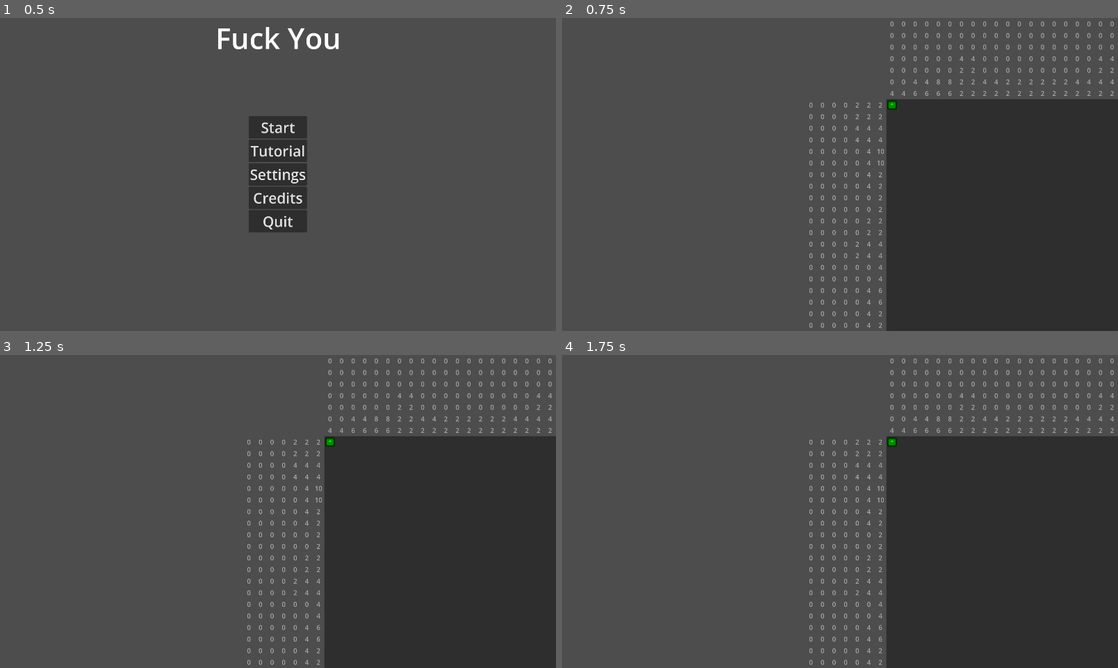
Above: before the commit, frames 1-4 (two rows, left to right).
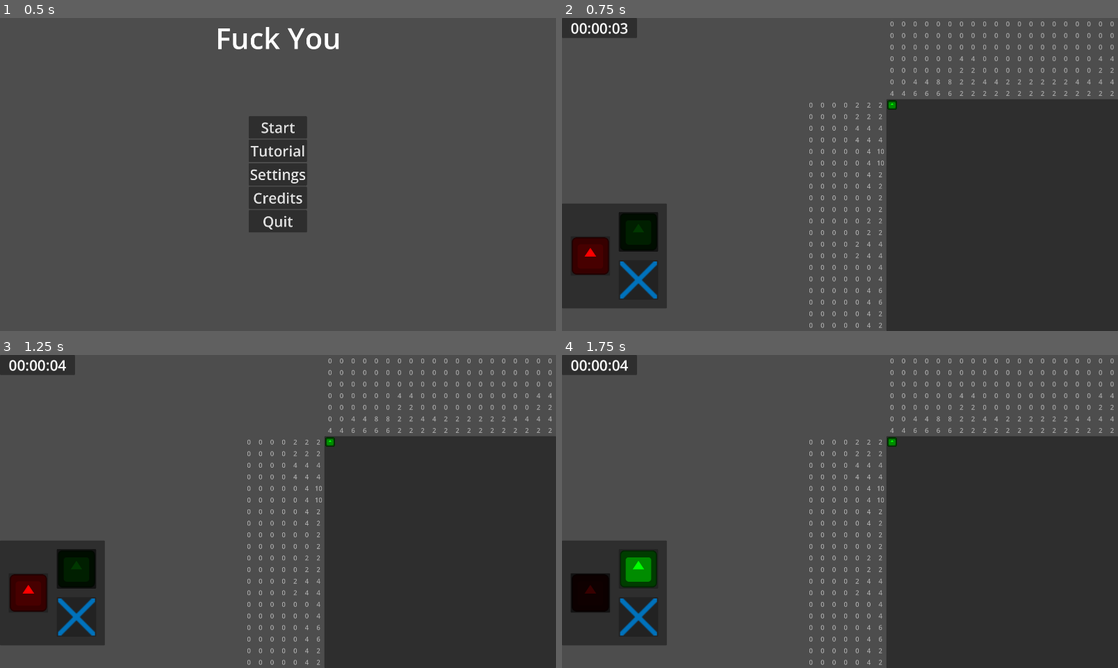
Above: after the commit, the same moments.

Repository: Kamranaway/Touhou-Fan-Game-Jam-11
Game: Godot game, scene res://assets/scenes/MainMenu.tscn
Same seed, same stepped clock (60 frames per second), same inputs: the game is played once before the commit and once after it. The engine's default icon, where the game draws it, is replaced by a stand-in: a white triangle on a blue panel in a dark square.
Inputs (mouse positions are in pixels of both pictures, inside the frame that each line leads up to):
- Up to frame 1 (0.5 s): no input
- Up to frame 2 (0.75 s): click "Start" at 0.5 s
- Up to frame 3 (1.25 s): no input
- Up to frame 4 (1.75 s): click (589, 592) at 1.27 s

Frame 1 is identical in both runs. In frame 2, 7.1% of the frame differs, in the area x 0-19%, y 0-93%; in frame 3, 7.1%; in frame 4, 7.1%.

Commit message:
Mouse Controls and LevelBase Class
Level Base Scene itself includes brush menu, timer, and skeleton for levels in general

Diff:
--- /dev/null
+++ b/assets/resources/button_group.tres
@@ -0,0 +1,3 @@
+[gd_resource type="ButtonGroup" format=3 uid="uid://b7lbsnwgc2v7x"]
+
+[resource]
--- /dev/null
+++ b/assets/scenes/BrushMenu.tscn
@@ -0,0 +1,110 @@
+[gd_scene load_steps=5 format=3 uid="uid://bjej3sg8x5qid"]
+
+[ext_resource type="Script" path="res://assets/scripts/BrushMenu.gd" id="1_bxuko"]
+[ext_resource type="Texture2D" uid="uid://dmjw3jtwrq58t" path="res://assets/sprites/icon.svg" id="1_iy640"]
+[ext_resource type="Texture2D" uid="uid://cl43wcsx1mdoa" path="res://assets/sprites/cross.png" id="1_uoknh"]
+[ext_resource type="ButtonGroup" uid="uid://b7lbsnwgc2v7x" path="res://assets/resources/button_group.tres" id="2_pjwnl"]
+
+[node name="BrushMenu" type="Control"]
+layout_mode = 3
+anchors_preset = 4
+anchor_top = 0.5
+anchor_bottom = 0.5
+offset_top = -20.0
+offset_right = 40.0
+offset_bottom = 20.0
+grow_vertical = 2
+size_flags_horizontal = 0
+script = ExtResource("1_bxuko")
+button_group = ExtResource("2_pjwnl")
+
+[node name="VBoxContainer" type="VBoxContainer" parent="."]
+layout_mode = 0
+offset_right = 40.0
+offset_bottom = 40.0
+theme_override_constants/separation = 120
+
+[node name="Control" type="Control" parent="VBoxContainer"]
+layout_mode = 2
+
+[node name="MarginContainer" type="MarginContainer" parent="VBoxContainer"]
+layout_mode = 2
+
+[node name="Panel" type="Panel" parent="VBoxContainer/MarginContainer"]
+layout_mode = 2
+
+[node name="HBoxContainer" type="HBoxContainer" parent="VBoxContainer/MarginContainer"]
+layout_mode = 2
+theme_override_constants/separation = 30
+
+[node name="Control2" type="Control" parent="VBoxContainer/MarginContainer/HBoxContainer"]
+layout_mode = 2
+
+[node name="MarginContainer" type="MarginContainer" parent="VBoxContainer/MarginContainer/HBoxContainer"]
+layout_mode = 2
+
+[node name="HBoxContainer" type="HBoxContainer" parent="VBoxContainer/MarginContainer/HBoxContainer/MarginContainer"]
+layout_mode = 2
+theme_override_constants/separation = 30
+
+[node name="Empty" type="Button" parent="VBoxContainer/MarginContainer/HBoxContainer/MarginContainer/HBoxContainer"]
+custom_minimum_size = Vector2(136, 136)
+layout_mode = 2
+size_flags_horizontal = 4
+size_flags_vertical = 4
+focus_mode = 0
+theme_override_colors/icon_normal_color = Color(1, 0, 0, 1)
+theme_override_colors/icon_pressed_color = Color(0.22, 0, 0, 1)
+theme_override_colors/icon_hover_color = Color(1, 0, 0, 1)
+theme_override_colors/icon_hover_pressed_color = Color(1, 0, 0, 1)
+theme_override_colors/icon_focus_color = Color(1, 0, 0, 1)
+theme_override_font_sizes/font_size = 50
+toggle_mode = true
+button_group = ExtResource("2_pjwnl")
+icon = ExtResource("1_iy640")
+
+[node name="VBoxContainer" type="VBoxContainer" parent="VBoxContainer/MarginContainer/HBoxContainer/MarginContainer/HBoxContainer"]
+layout_mode = 2
+theme_override_constants/separation = 30
+
+[node name="Control4" type="Control" parent="VBoxContainer/MarginContainer/HBoxContainer/MarginContainer/HBoxContainer/VBoxContainer"]
+layout_mode = 2
+
+[node name="Fill" type="Button" parent="VBoxContainer/MarginContainer/HBoxContainer/MarginContainer/HBoxContainer/VBoxContainer"]
+custom_minimum_size = Vector2(136, 136)
+layout_mode = 2
+focus_mode = 0
+theme_override_colors/icon_normal_color = Color(0, 1, 0, 1)
+theme_override_colors/icon_pressed_color = Color(0, 0.219608, 0, 1)
+theme_override_colors/icon_hover_color = Color(0, 1, 0, 1)
+theme_override_colors/icon_hover_pressed_color = Color(0, 1, 0, 1)
+theme_override_colors/icon_focus_color = Color(0, 1, 0, 1)
+theme_override_font_sizes/font_size = 50
+toggle_mode = true
+button_pressed = true
+button_group = ExtResource("2_pjwnl")
+icon = ExtResource("1_iy640")
+
+[node name="Cross" type="Button" parent="VBoxContainer/MarginContainer/HBoxContainer/MarginContainer/HBoxContainer/VBoxContainer"]
+custom_minimum_size = Vector2(136, 136)
+layout_mode = 2
+size_flags_horizontal = 4
+size_flags_vertical = 4
+focus_mode = 0
+theme_override_colors/icon_pressed_color = Color(0.22, 0.22, 0.22, 1)
+theme_override_font_sizes/font_size = 50
+toggle_mode = true
+button_group = ExtResource("2_pjwnl")
+icon = ExtResource("1_uoknh")
+icon_alignment = 1
+expand_icon = true
+
+[node name="Control3" type="Control" parent="VBoxContainer/MarginContainer/HBoxContainer/MarginContainer/HBoxContainer/VBoxContainer"]
+layout_mode = 2
+
+[node name="Control" type="Control" parent="VBoxContainer/MarginContainer/HBoxContainer"]
+layout_mode = 2
+
+[connection signal="button_down" from="VBoxContainer/MarginContainer/HBoxContainer/MarginContainer/HBoxContainer/Empty" to="." method="_on_empty_button_down"]
+[connection signal="button_down" from="VBoxContainer/MarginContainer/HBoxContainer/MarginContainer/HBoxContainer/VBoxContainer/Fill" to="." method="_on_fill_button_down"]
+[connection signal="button_down" from="VBoxContainer/MarginContainer/HBoxContainer/MarginContainer/HBoxContainer/VBoxContainer/Cross" to="." method="_on_cross_button_down"]
--- /dev/null
+++ b/assets/scenes/LevelSelect.tscn
@@ -0,0 +1,9 @@
+[gd_scene format=3 uid="uid://bgevqhirqou7j"]
+
+[node name="LevelSelect" type="Control"]
+layout_mode = 3
+anchors_preset = 15
+anchor_right = 1.0
+anchor_bottom = 1.0
+grow_horizontal = 2
+grow_vertical = 2
--- a/assets/scenes/Puzzle.tscn
+++ b/assets/scenes/Puzzle.tscn
@@ -1,9 +1,10 @@
-[gd_scene load_steps=3 format=3 uid="uid://dp2n107kvcm84"]
+[gd_scene load_steps=4 format=3 uid="uid://dp2n107kvcm84"]
 
+[ext_resource type="Script" path="res://assets/scripts/Puzzle.gd" id="1_4vufy"]
 [ext_resource type="PackedScene" uid="uid://vc80bmj6cx5c" path="res://assets/scenes/HintPanel.tscn" id="2_711x8"]
 [ext_resource type="PackedScene" uid="uid://cdxysjfs0abbj" path="res://assets/scenes/GridContainer.tscn" id="3_4dxm1"]
 
-[node name="Control" type="Control"]
+[node name="Puzzle" type="Control"]
 layout_mode = 3
 anchors_preset = 3
 anchor_left = 1.0
@@ -12,6 +13,7 @@
 anchor_bottom = 1.0
 grow_horizontal = 0
 grow_vertical = 0
+script = ExtResource("1_4vufy")
 
 [node name="Grid" type="HBoxContainer" parent="."]
 layout_mode = 1
--- a/assets/scenes/Slot.tscn
+++ b/assets/scenes/Slot.tscn
@@ -30,4 +30,7 @@
 [node name="Fill" type="ColorRect" parent="."]
 visible = false
 layout_mode = 2
+mouse_filter = 1
 color = Color(0, 0, 0, 1)
+
+[connection signal="mouse_entered" from="." to="." method="_on_mouse_entered"]
--- /dev/null
+++ b/assets/scenes/Timer.tscn
@@ -0,0 +1,33 @@
+[gd_scene load_steps=2 format=3 uid="uid://cxe3afp8xt84o"]
+
+[ext_resource type="Script" path="res://assets/scripts/Timer.gd" id="1_uv3gq"]
+
+[node name="Timer" type="Control"]
+layout_mode = 3
+anchors_preset = 0
+offset_right = 40.0
+offset_bottom = 40.0
+script = ExtResource("1_uv3gq")
+
+[node name="MarginContainer" type="MarginContainer" parent="."]
+layout_mode = 0
+offset_right = 40.0
+offset_bottom = 40.0
+
+[node name="Panel" type="Panel" parent="MarginContainer"]
+layout_mode = 2
+
+[node name="HBoxContainer" type="HBoxContainer" parent="MarginContainer"]
+layout_mode = 2
+theme_override_constants/separation = 30
+
+[node name="Control2" type="Control" parent="MarginContainer/HBoxContainer"]
+layout_mode = 2
+
+[node name="Label" type="Label" parent="MarginContainer/HBoxContainer"]
+layout_mode = 2
+theme_override_font_sizes/font_size = 50
+text = "00:00:00"
+
+[node name="Control" type="Control" parent="MarginContainer/HBoxContainer"]
+layout_mode = 2
--- /dev/null
+++ b/assets/scenes/levels/LevelBase.tscn
@@ -0,0 +1,20 @@
+[gd_scene load_steps=6 format=3 uid="uid://bah881sb8jhbm"]
+
+[ext_resource type="Script" path="res://assets/scripts/LevelBase.gd" id="1_0suwq"]
+[ext_resource type="PackedScene" uid="uid://dp2n107kvcm84" path="res://assets/scenes/Puzzle.tscn" id="2_h5j4y"]
+[ext_resource type="PackedScene" uid="uid://bjej3sg8x5qid" path="res://assets/scenes/BrushMenu.tscn" id="3_8bxj8"]
+[ext_resource type="PackedScene" uid="uid://cxe3afp8xt84o" path="res://assets/scenes/Timer.tscn" id="4_uvmx4"]
+
+[sub_resource type="ButtonGroup" id="ButtonGroup_bl7sd"]
+
+[node name="LevelBase" type="Node"]
+script = ExtResource("1_0suwq")
+
+[node name="Puzzle" parent="." instance=ExtResource("2_h5j4y")]
+
+[node name="BrushMenu" parent="." instance=ExtResource("3_8bxj8")]
+button_group = SubResource("ButtonGroup_bl7sd")
+
+[node name="Timer" parent="." instance=ExtResource("4_uvmx4")]
+
+[connection signal="brush_updated" from="BrushMenu" to="." method="_on_brush_menu_brush_updated"]
--- /dev/null
+++ b/assets/scripts/BrushMenu.gd
@@ -0,0 +1,27 @@
+extends Control
+
+class_name  BrushMenu
+@export var button_group : ButtonGroup
+
+var current_brush = Brush.FILL
+signal brush_updated
+
+enum Brush {
+	FILL,
+	EMPTY,
+	CROSS
+}
+
+
+func _on_empty_button_down():
+	current_brush = Brush.EMPTY
+	emit_signal("brush_updated", current_brush)
+
+
+func _on_fill_button_down():
+	current_brush = Brush.FILL
+	emit_signal("brush_updated", current_brush)
+
+func _on_cross_button_down():
+	current_brush = Brush.CROSS
+	emit_signal("brush_updated", current_brush)
--- a/assets/scripts/GridContainer.gd
+++ b/assets/scripts/GridContainer.gd
@@ -6,6 +6,7 @@
 @export var size_y := 20
 @onready var slot = preload("res://assets/scenes/Slot.tscn")
 @onready var cursor = get_parent().get_node("Cursor")
+var current_brush = BrushMenu.Brush.FILL
 
 signal update_margin
 
--- /dev/null
+++ b/assets/scripts/LevelBase.gd
@@ -0,0 +1,27 @@
+extends Node
+
+class_name LevelBase
+
+var current_state = LevelState.INIT
+var current_brush = BrushMenu.Brush.FILL
+@onready var puzzle = $Puzzle
+@onready var brush_menu = $BrushMenu
+@onready var timer = $Timer
+
+enum LevelState {
+	INIT, #Initialization phase
+	GAMEPLAY, #Gameplay phase
+}
+
+
+func _ready():
+	start_gameplay()
+
+
+func start_gameplay():
+	current_state = LevelState.GAMEPLAY
+
+
+func _on_brush_menu_brush_updated(new_brush):
+	current_brush = new_brush
+	puzzle.tiles.current_brush = new_brush
--- a/assets/scripts/MainMenu.gd
+++ b/assets/scripts/MainMenu.gd
@@ -13,7 +13,7 @@
 
 
 func _on_start_button_down():
-	get_tree().change_scene_to_file("res://assets/scenes/Puzzle.tscn")
+	get_tree().change_scene_to_file("res://assets/scenes/Levels/LevelBase.tscn")
 
 
 func _on_settings_button_down():
--- /dev/null
+++ b/assets/scripts/Puzzle.gd
@@ -0,0 +1,5 @@
+extends Control
+
+@onready var tiles = $Grid/VBoxContainer/VFlowContainer/GridContainer/GridContainer
+@onready var top_hint = $Grid/VBoxContainer/TopHintPanel
+@onready var left_hint = $Grid/VBoxContainer/VFlowContainer/LeftHintPanel
--- a/assets/scripts/Slot.gd
+++ b/assets/scripts/Slot.gd
@@ -40,3 +40,14 @@
 			fill.visible = false
 		_:
 			print('what the fuck')
+
+
+func _on_mouse_entered():
+	if Input.is_mouse_button_pressed(MOUSE_BUTTON_LEFT):
+		match (get_parent().current_brush):
+			BrushMenu.Brush.FILL:
+				set_state(State.FILLED)
+			BrushMenu.Brush.EMPTY:
+				set_state(State.EMPTY)
+			BrushMenu.Brush.CROSS:
+				set_state(State.CROSS)
--- /dev/null
+++ b/assets/scripts/Timer.gd
@@ -0,0 +1,18 @@
+extends Control
+
+var time_elapsed = 0
+@onready var timeLabel = $MarginContainer/HBoxContainer/Label
+
+func _process(delta):
+	var time_msec = Time.get_ticks_msec()
+	time_elapsed = time_msec / 1000.0
+
+	var seconds = time_msec / 1000
+
+	var hours = seconds / (60 * 60)
+	seconds -= hours * 60 * 60
+
+	var minutes = seconds / 60
+	seconds -= minutes * 60
+
+	timeLabel.text = str(hours).pad_zeros(2) + ":" + str(minutes).pad_zeros(2) + ":" + str(seconds).pad_zeros(2)
Not shown, added: assets/scenes/Tim7912.tmp
